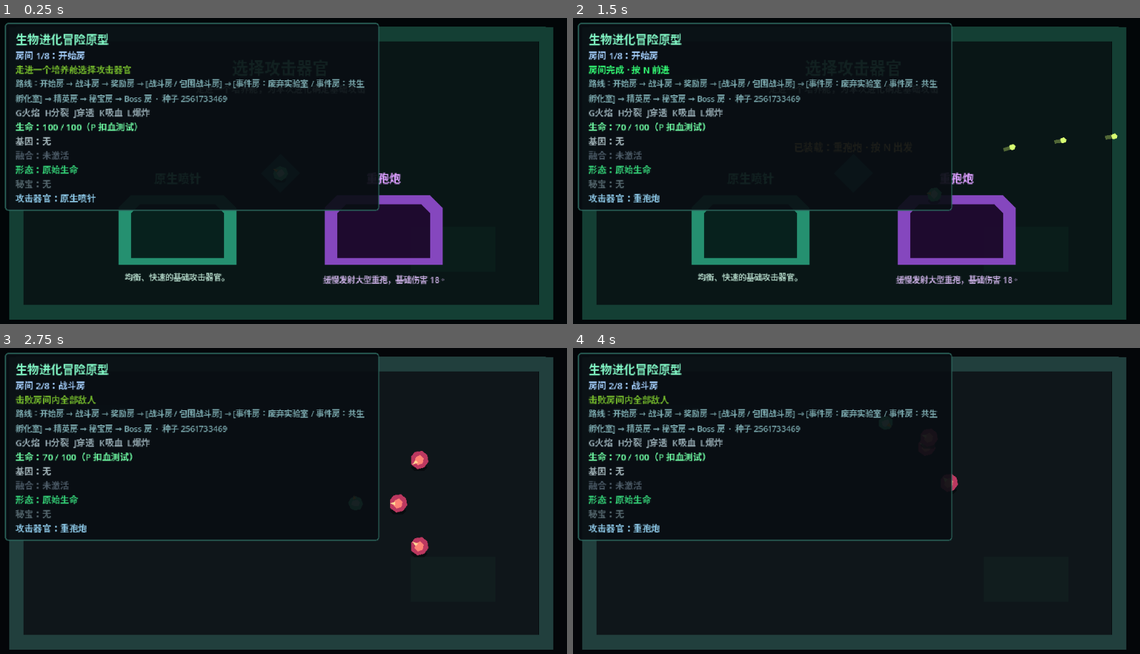
Above: before the commit, frames 1-4 (two rows, left to right).
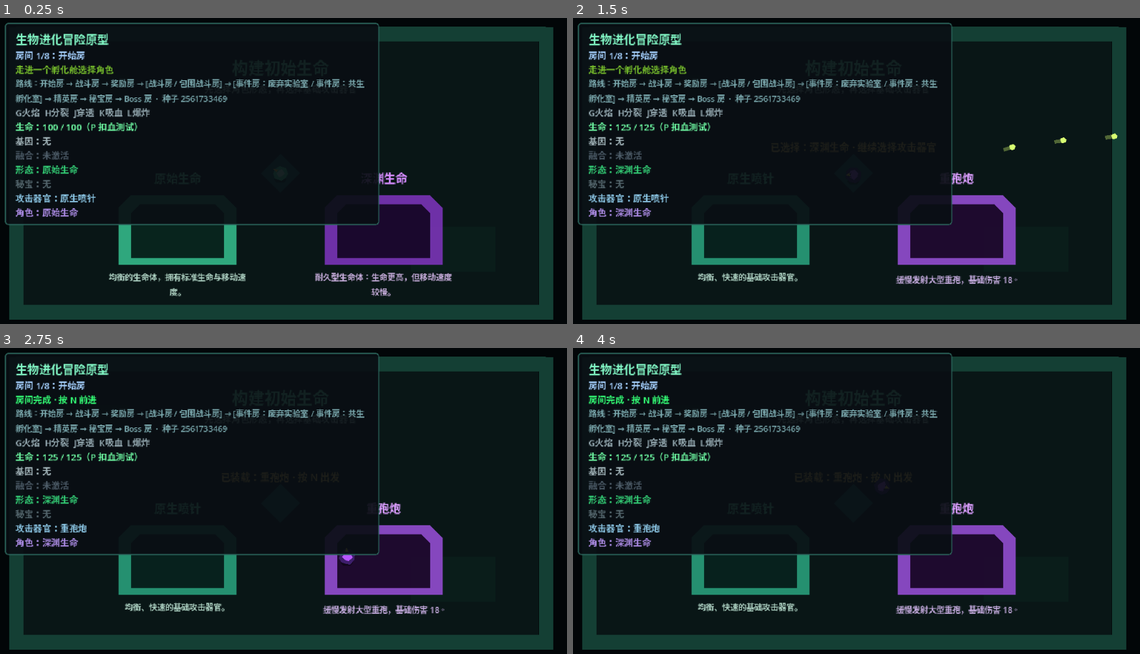
Above: after the commit, the same moments.

Repository: LIJUNCAN1/-Roguelike
Game: Godot game, scene res://scenes/main/main.tscn
Two runs of this game, one before a commit and one after it. Both use one fixed random seed, a clock stepped at 60 frames per second and the inputs below.
Inputs (mouse positions are in pixels of both pictures, inside the frame that each line leads up to):
- Up to frame 1 (0.25 s): no input
- Up to frame 2 (1.5 s): tap Enter at 0.5 s; move the mouse to (981, 155) at 0.52 s; press the mouse at (981, 155) at 0.53 s; hold D (move_right) 0.53-1.28 s; move the mouse to (737, 189) at 1.27 s; release the mouse at (737, 189) at 1.28 s; hold S (move_down) from 1.28 s (still down); tap P (damage_test_player) at 1.35 s
- Up to frame 3 (2.75 s): move the mouse to (340, 433) at 2.02 s; release S (move_down) at 2.03 s; hold D (move_right) from 2.03 s (still down); hold N (next_room) from 2.03 s (still down)
- Up to frame 4 (4 s): move the mouse to (822, 568) at 2.77 s; release D (move_right) at 2.78 s; release N (next_room) at 2.78 s; hold W (move_up) 2.78-3.53 s; tap 1 (reward_choice_1) at 2.85 s; move the mouse to (1026, 549) at 3.52 s; hold A (move_left) from 3.53 s (still down); hold 2 (reward_choice_2) from 3.53 s (still down)

The runs differ from the first frame. In frame 1, 3.0% of the frame differs, in the area x 0-80%, y 15-92%; in frame 2, 2.3%; in frame 3, 5.6%, in the area x 0-79%, y 10-88%; in frame 4, 5.1%.

Commit message:
feat: add playable character selection

Diff:
--- /dev/null
+++ b/data/characters/abyss_life.tres
@@ -0,0 +1,13 @@
+[gd_resource type="Resource" script_class="CharacterData" load_steps=3 format=3]
+
+[ext_resource type="Script" path="res://scripts/actors/character_data.gd" id="1_data"]
+[ext_resource type="Resource" path="res://data/evolutions/abyss_base_life.tres" id="2_evolution"]
+
+[resource]
+script = ExtResource("1_data")
+id = &"abyss_life"
+display_name = "深渊生命"
+description = "耐久型生命体：生命更高，但移动速度较慢。"
+base_evolution = ExtResource("2_evolution")
+max_health = 125.0
+move_speed = 105.0
--- a/data/characters/original_life.tres
+++ b/data/characters/original_life.tres
@@ -1,10 +1,13 @@
-[gd_resource type="Resource" script_class="CharacterData" load_steps=2 format=3]
+[gd_resource type="Resource" script_class="CharacterData" load_steps=3 format=3]
 
 [ext_resource type="Script" path="res://scripts/actors/character_data.gd" id="1_character_data"]
+[ext_resource type="Resource" path="res://data/evolutions/base_life.tres" id="2_evolution"]
 
 [resource]
 script = ExtResource("1_character_data")
 id = &"original_life"
 display_name = "原始生命"
+description = "均衡的生命体，拥有标准生命与移动速度。"
+base_evolution = ExtResource("2_evolution")
 max_health = 100.0
 move_speed = 120.0
--- /dev/null
+++ b/data/evolutions/abyss_base_life.tres
@@ -0,0 +1,12 @@
+[gd_resource type="Resource" script_class="EvolutionData" load_steps=3 format=3]
+
+[ext_resource type="Script" path="res://scripts/evolutions/evolution_data.gd" id="1_data"]
+[ext_resource type="PackedScene" path="res://scenes/player/forms/abyss_life_visual.tscn" id="2_visual"]
+
+[resource]
+script = ExtResource("1_data")
+id = &"abyss_base_life"
+display_name = "深渊生命"
+description = "生命更强、行动更慢的深渊基础形态。"
+priority = 0
+visual_scene = ExtResource("2_visual")
--- /dev/null
+++ b/scenes/characters/character_choice_selector.tscn
@@ -0,0 +1,83 @@
+[gd_scene load_steps=3 format=3]
+
+[ext_resource type="Script" path="res://scripts/characters/character_choice_selector.gd" id="1_script"]
+
+[sub_resource type="RectangleShape2D" id="RectangleShape2D_chamber"]
+size = Vector2(150, 82)
+
+[node name="CharacterChoiceSelector" type="Node2D"]
+script = ExtResource("1_script")
+
+[node name="LeftChamber" type="Area2D" parent="."]
+position = Vector2(205, 245)
+collision_layer = 0
+collision_mask = 1
+
+[node name="Frame" type="Polygon2D" parent="LeftChamber"]
+polygon = PackedVector2Array(-66, 38, -66, -26, -52, -40, 52, -40, 66, -26, 66, 38)
+color = Color(0.2, 0.72, 0.54, 0.9)
+
+[node name="Core" type="Polygon2D" parent="LeftChamber"]
+polygon = PackedVector2Array(-52, 30, -52, -20, -42, -30, 42, -30, 52, -20, 52, 30)
+color = Color(0.025, 0.12, 0.1, 0.96)
+
+[node name="Name" type="Label" parent="LeftChamber"]
+offset_left = -75.0
+offset_top = -70.0
+offset_right = 75.0
+offset_bottom = -48.0
+theme_override_colors/font_color = Color(0.5, 1, 0.75, 1)
+theme_override_font_sizes/font_size = 13
+text = "原始生命"
+horizontal_alignment = 1
+
+[node name="Description" type="Label" parent="LeftChamber"]
+offset_left = -78.0
+offset_top = 44.0
+offset_right = 78.0
+offset_bottom = 82.0
+theme_override_colors/font_color = Color(0.68, 0.82, 0.76, 1)
+theme_override_font_sizes/font_size = 9
+text = "均衡型"
+horizontal_alignment = 1
+autowrap_mode = 2
+
+[node name="CollisionShape2D" type="CollisionShape2D" parent="LeftChamber"]
+shape = SubResource("RectangleShape2D_chamber")
+
+[node name="RightChamber" type="Area2D" parent="."]
+position = Vector2(435, 245)
+collision_layer = 0
+collision_mask = 1
+
+[node name="Frame" type="Polygon2D" parent="RightChamber"]
+polygon = PackedVector2Array(-66, 38, -66, -26, -52, -40, 52, -40, 66, -26, 66, 38)
+color = Color(0.48, 0.2, 0.72, 0.9)
+
+[node name="Core" type="Polygon2D" parent="RightChamber"]
+polygon = PackedVector2Array(-52, 30, -52, -20, -42, -30, 42, -30, 52, -20, 52, 30)
+color = Color(0.09, 0.025, 0.16, 0.96)
+
+[node name="Name" type="Label" parent="RightChamber"]
+offset_left = -75.0
+offset_top = -70.0
+offset_right = 75.0
+offset_bottom = -48.0
+theme_override_colors/font_color = Color(0.84, 0.55, 1, 1)
+theme_override_font_sizes/font_size = 13
+text = "深渊生命"
+horizontal_alignment = 1
+
+[node name="Description" type="Label" parent="RightChamber"]
+offset_left = -78.0
+offset_top = 44.0
+offset_right = 78.0
+offset_bottom = 82.0
+theme_override_colors/font_color = Color(0.78, 0.68, 0.86, 1)
+theme_override_font_sizes/font_size = 9
+text = "高生命、低速度"
+horizontal_alignment = 1
+autowrap_mode = 2
+
+[node name="CollisionShape2D" type="CollisionShape2D" parent="RightChamber"]
+shape = SubResource("RectangleShape2D_chamber")
--- a/scenes/main/main.tscn
+++ b/scenes/main/main.tscn
@@ -15,6 +15,7 @@
 [ext_resource type="Script" path="res://scripts/relics/relic_test_harness.gd" id="13_relic_test"]
 [ext_resource type="Resource" path="res://data/relics/dragon_heart.tres" id="14_dragon_heart"]
 [ext_resource type="Script" path="res://scripts/weapons/weapon_status_presenter.gd" id="15_weapon_status"]
+[ext_resource type="Script" path="res://scripts/characters/character_status_presenter.gd" id="16_character_status"]
 
 [sub_resource type="StyleBoxFlat" id="StyleBoxFlat_panel"]
 bg_color = Color(0.035, 0.055, 0.075, 0.92)
@@ -57,6 +58,11 @@
 weapon_manager_path = NodePath("../World/Player/WeaponOrganManager")
 status_label_path = NodePath("../Interface/StagePanel/MarginContainer/Labels/WeaponStatus")
 
+[node name="CharacterStatusPresenter" type="Node" parent="."]
+script = ExtResource("16_character_status")
+character_manager_path = NodePath("../World/Player/CharacterManager")
+status_label_path = NodePath("../Interface/StagePanel/MarginContainer/Labels/CharacterStatus")
+
 [node name="World" type="Node2D" parent="."]
 
 [node name="RoomContainer" type="Node2D" parent="World"]
@@ -75,7 +81,7 @@
 offset_left = 12.0
 offset_top = 12.0
 offset_right = 430.0
-offset_bottom = 220.0
+offset_bottom = 236.0
 theme_override_styles/panel = SubResource("StyleBoxFlat_panel")
 
 [node name="MarginContainer" type="MarginContainer" parent="Interface/StagePanel"]
@@ -142,6 +148,11 @@
 theme_override_font_sizes/font_size = 10
 text = "攻击器官：原生喷针"
 
+[node name="CharacterStatus" type="Label" parent="Interface/StagePanel/MarginContainer/Labels"]
+theme_override_colors/font_color = Color(0.68, 0.55, 0.9, 1)
+theme_override_font_sizes/font_size = 10
+text = "角色：原始生命"
+
 [node name="RoomManager" type="Node" parent="."]
 script = ExtResource("8_room_manager")
 random_route_data = ExtResource("9_route")
--- /dev/null
+++ b/scenes/player/forms/abyss_life_visual.tscn
@@ -0,0 +1,15 @@
+[gd_scene format=3]
+
+[node name="AbyssLifeVisual" type="Node2D"]
+
+[node name="Body" type="Polygon2D" parent="."]
+polygon = PackedVector2Array(-8, -2, -6, -7, -1, -9, 5, -7, 9, -2, 8, 5, 3, 9, -4, 8, -9, 3)
+color = Color(0.24, 0.12, 0.42, 1)
+
+[node name="Core" type="Polygon2D" parent="."]
+polygon = PackedVector2Array(-4, -2, 0, -6, 5, -1, 3, 5, -2, 6, -5, 1)
+color = Color(0.72, 0.34, 1, 1)
+
+[node name="Maw" type="Polygon2D" parent="."]
+polygon = PackedVector2Array(2, -3, 7, 0, 2, 3, 4, 0)
+color = Color(0.04, 0.015, 0.08, 1)
--- a/scenes/player/player.tscn
+++ b/scenes/player/player.tscn
@@ -19,6 +19,7 @@
 [ext_resource type="Script" path="res://scripts/relics/relic_manager.gd" id="17_relic_manager"]
 [ext_resource type="Script" path="res://scripts/weapons/weapon_organ_manager.gd" id="18_weapon_manager"]
 [ext_resource type="Resource" path="res://data/weapons/organs/needle_organ.tres" id="19_default_organ"]
+[ext_resource type="Script" path="res://scripts/characters/character_manager.gd" id="20_character_manager"]
 
 [sub_resource type="CircleShape2D" id="CircleShape2D_player"]
 radius = 7.0
@@ -68,6 +69,11 @@
 default_organ = ExtResource("19_default_organ")
 weapon_component_path = NodePath("../WeaponComponent")
 
+[node name="CharacterManager" type="Node" parent="."]
+script = ExtResource("20_character_manager")
+default_character = ExtResource("3_character_data")
+evolution_system_path = NodePath("../EvolutionSystem")
+
 [node name="Visuals" type="Node2D" parent="."]
 
 [node name="Shadow" type="Polygon2D" parent="Visuals"]
--- a/scenes/rooms/start_room.tscn
+++ b/scenes/rooms/start_room.tscn
@@ -1,15 +1,19 @@
-[gd_scene load_steps=6 format=3]
+[gd_scene load_steps=9 format=3]
 
 [ext_resource type="PackedScene" path="res://scenes/rooms/room_shell.tscn" id="1_shell"]
 [ext_resource type="Script" path="res://scripts/weapons/weapon_selection_room.gd" id="2_room"]
 [ext_resource type="PackedScene" path="res://scenes/weapons/weapon_choice_selector.tscn" id="3_selector"]
 [ext_resource type="Resource" path="res://data/weapons/organs/needle_organ.tres" id="4_needle"]
 [ext_resource type="Resource" path="res://data/weapons/organs/heavy_spore_organ.tres" id="5_spore"]
+[ext_resource type="PackedScene" path="res://scenes/characters/character_choice_selector.tscn" id="6_character_selector"]
+[ext_resource type="Resource" path="res://data/characters/original_life.tres" id="7_original"]
+[ext_resource type="Resource" path="res://data/characters/abyss_life.tres" id="8_abyss"]
 
 [node name="StartRoom" type="Node2D"]
 script = ExtResource("2_room")
 completion_mode = 2
 weapon_choices = Array[ExtResource("4_needle")]([ExtResource("4_needle"), ExtResource("5_spore")])
+character_choices = Array[ExtResource("7_original")]([ExtResource("7_original"), ExtResource("8_abyss")])
 
 [node name="RoomShell" parent="." instance=ExtResource("1_shell")]
 modulate = Color(0.62, 1, 0.86, 1)
@@ -25,7 +29,7 @@
 offset_bottom = 74.0
 theme_override_colors/font_color = Color(0.48, 1, 0.76, 1)
 theme_override_font_sizes/font_size = 18
-text = "选择攻击器官"
+text = "构建初始生命"
 horizontal_alignment = 1
 
 [node name="Hint" type="Label" parent="."]
@@ -35,7 +39,7 @@
 offset_bottom = 100.0
 theme_override_colors/font_color = Color(0.66, 0.8, 0.75, 1)
 theme_override_font_sizes/font_size = 10
-text = "走进一个培养舱，为本次进化确定基础攻击"
+text = "先选择角色形态，再选择基础攻击器官"
 horizontal_alignment = 1
 
 [node name="Result" type="Label" parent="."]
@@ -48,4 +52,7 @@
 text = "已装载攻击器官"
 horizontal_alignment = 1
 
+[node name="CharacterChoiceSelector" parent="." instance=ExtResource("6_character_selector")]
+
 [node name="WeaponChoiceSelector" parent="." instance=ExtResource("3_selector")]
+visible = false
--- a/scripts/actors/character_data.gd
+++ b/scripts/actors/character_data.gd
@@ -4,6 +4,8 @@
 @export_group("Identity")
 @export var id: StringName
 @export var display_name: String
+@export_multiline var description: String
+@export var base_evolution: EvolutionData
 
 @export_group("Survival")
 @export_range(1.0, 1000000.0, 1.0, "or_greater")
--- a/scripts/actors/player_controller.gd
+++ b/scripts/actors/player_controller.gd
@@ -25,6 +25,15 @@
 	movement_component.configure(character_data.move_speed)
 	health_component.configure(character_data.max_health)
 	_update_facing_visual()
+
+
+func apply_character_data(new_character_data: CharacterData) -> bool:
+	if new_character_data == null:
+		return false
+	character_data = new_character_data
+	movement_component.configure(character_data.move_speed)
+	health_component.configure(character_data.max_health)
+	return true
 
 
 func _physics_process(_delta: float) -> void:
--- /dev/null
+++ b/scripts/characters/character_choice_selector.gd
@@ -0,0 +1,92 @@
+class_name CharacterChoiceSelector
+extends Node2D
+
+signal character_entered(choice_index: int)
+
+@onready var chambers: Array[Area2D] = [
+	$LeftChamber,
+	$RightChamber,
+]
+@onready var name_labels: Array[Label] = [
+	$LeftChamber/Name,
+	$RightChamber/Name,
+]
+@onready var description_labels: Array[Label] = [
+	$LeftChamber/Description,
+	$RightChamber/Description,
+]
+
+var choices: Array[CharacterData] = []
+var player: Node2D
+var is_active: bool = false
+var _arming_frames: int = 0
+
+
+func _ready() -> void:
+	for index in chambers.size():
+		chambers[index].body_entered.connect(
+			_on_chamber_body_entered.bind(index)
+		)
+	set_physics_process(false)
+
+
+func configure(
+	character_choices: Array[CharacterData],
+	player_node: Node2D
+) -> void:
+	choices.assign(character_choices)
+	player = player_node
+	is_active = false
+	_arming_frames = 2
+	for index in chambers.size():
+		var chamber := chambers[index]
+		chamber.monitoring = false
+		if index >= choices.size():
+			chamber.visible = false
+			continue
+		chamber.visible = true
+		name_labels[index].text = choices[index].display_name
+		description_labels[index].text = choices[index].description
+	set_physics_process(true)
+
+
+func _physics_process(_delta: float) -> void:
+	_arming_frames -= 1
+	if _arming_frames > 0:
+		return
+	is_active = true
+	for index in chambers.size():
+		if index < choices.size():
+			chambers[index].set_deferred("monitoring", true)
+	set_physics_process(false)
+
+
+func deactivate() -> void:
+	is_active = false
+	for chamber in chambers:
+		chamber.set_deferred("monitoring", false)
+
+
+func get_choice_global_position(choice_index: int) -> Vector2:
+	if choice_index < 0 or choice_index >= chambers.size():
+		return global_position
+	return chambers[choice_index].global_position
+
+
+func _on_chamber_body_entered(
+	body: Node2D,
+	choice_index: int
+) -> void:
+	if (
+		not is_active
+		or body != player
+		or choice_index < 0
+		or choice_index >= choices.size()
+	):
+		return
+	deactivate()
+	call_deferred("_emit_character", choice_index)
+
+
+func _emit_character(choice_index: int) -> void:
+	character_entered.emit(choice_index)
--- /dev/null
+++ b/scripts/characters/character_manager.gd
@@ -0,0 +1,45 @@
+class_name CharacterManager
+extends Node
+
+signal character_changed(character: CharacterData)
+
+@export var default_character: CharacterData
+@export_node_path("Node") var evolution_system_path: NodePath
+
+@onready var player: CharacterBody2D = get_parent() as CharacterBody2D
+@onready var evolution_system: EvolutionSystem = get_node(
+	evolution_system_path
+) as EvolutionSystem
+
+var current_character: CharacterData
+
+
+func _ready() -> void:
+	call_deferred("reset_to_default")
+
+
+func select_character(character: CharacterData) -> bool:
+	if (
+		character == null
+		or character.id.is_empty()
+		or character.base_evolution == null
+		or not player.call("apply_character_data", character)
+		or not evolution_system.set_base_evolution(
+			character.base_evolution
+		)
+	):
+		return false
+	current_character = character
+	character_changed.emit(character)
+	return true
+
+
+func reset_to_default() -> bool:
+	return select_character(default_character)
+
+
+func is_character(character_id: StringName) -> bool:
+	return (
+		current_character != null
+		and current_character.id == character_id
+	)
--- /dev/null
+++ b/scripts/characters/character_status_presenter.gd
@@ -0,0 +1,23 @@
+extends Node
+
+@export_node_path("Node") var character_manager_path: NodePath
+@export_node_path("Label") var status_label_path: NodePath
+
+@onready var character_manager: CharacterManager = get_node(
+	character_manager_path
+) as CharacterManager
+@onready var status_label: Label = get_node(
+	status_label_path
+) as Label
+
+
+func _ready() -> void:
+	character_manager.character_changed.connect(_update_status)
+	_update_status(character_manager.current_character)
+
+
+func _update_status(character: CharacterData) -> void:
+	if character == null:
+		status_label.text = "角色：未选择"
+		return
+	status_label.text = "角色：%s" % character.display_name
--- a/scripts/evolutions/evolution_system.gd
+++ b/scripts/evolutions/evolution_system.gd
@@ -40,6 +40,15 @@
 		current_evolution != null
 		and current_evolution.id == evolution_id
 	)
+
+
+func set_base_evolution(evolution: EvolutionData) -> bool:
+	if evolution == null:
+		return false
+	base_evolution = evolution
+	if is_node_ready():
+		_evaluate_evolution()
+	return true
 
 
 func modify_attack(attack_context: AttackContext) -> void:
--- a/scripts/run/run_flow_controller.gd
+++ b/scripts/run/run_flow_controller.gd
@@ -24,6 +24,9 @@
 @onready var weapon_manager: WeaponOrganManager = player.get_node(
 	"WeaponOrganManager"
 ) as WeaponOrganManager
+@onready var character_manager: CharacterManager = player.get_node(
+	"CharacterManager"
+) as CharacterManager
 @onready var result_panel: RunResultPanel = get_node(
 	result_panel_path
 ) as RunResultPanel
@@ -52,6 +55,7 @@
 	gene_manager.clear_genes()
 	relic_manager.clear_relics()
 	weapon_manager.reset_to_default()
+	character_manager.reset_to_default()
 	player.set_physics_process(true)
 	player.visible = true
 
--- a/scripts/weapons/weapon_selection_room.gd
+++ b/scripts/weapons/weapon_selection_room.gd
@@ -4,32 +4,72 @@
 signal weapon_selected(organ: WeaponOrganData)
 
 @export var weapon_choices: Array[WeaponOrganData] = []
+@export var character_choices: Array[CharacterData] = []
 
+@onready var character_selector: CharacterChoiceSelector = $CharacterChoiceSelector
 @onready var choice_selector: WeaponChoiceSelector = $WeaponChoiceSelector
 @onready var result_label: Label = $Result
 
 var weapon_manager: WeaponOrganManager
+var character_manager: CharacterManager
+var player: Node2D
+var selected_character: CharacterData
 var selected_organ: WeaponOrganData
 
 
 func _ready() -> void:
 	completion_mode = CompletionMode.EXTERNAL
 	result_label.visible = false
+	character_selector.character_entered.connect(_on_character_entered)
 	choice_selector.organ_entered.connect(_on_organ_entered)
+	choice_selector.visible = false
 
 
 func configure_run(player: Node2D, _run_seed: int) -> void:
+	self.player = player
+	character_manager = player.get_node_or_null(
+		"CharacterManager"
+	) as CharacterManager
 	weapon_manager = player.get_node_or_null(
 		"WeaponOrganManager"
 	) as WeaponOrganManager
-	if weapon_manager == null or weapon_choices.is_empty():
-		push_error("WeaponSelectionRoom requires weapon choices.")
+	if (
+		character_manager == null
+		or weapon_manager == null
+		or character_choices.is_empty()
+		or weapon_choices.is_empty()
+	):
+		push_error("Start room requires character and weapon choices.")
 		return
-	choice_selector.configure(weapon_choices, player)
+	character_selector.visible = true
+	character_selector.configure(character_choices, player)
 
 
 func get_incomplete_hint() -> String:
+	if selected_character == null:
+		return "走进一个孵化舱选择角色"
 	return "走进一个培养舱选择攻击器官"
+
+
+func _on_character_entered(choice_index: int) -> void:
+	if (
+		selected_character != null
+		or choice_index < 0
+		or choice_index >= character_choices.size()
+	):
+		return
+	var character := character_choices[choice_index]
+	if not character_manager.select_character(character):
+		return
+	selected_character = character
+	character_selector.visible = false
+	player.global_position = Vector2(320, 180)
+	choice_selector.visible = true
+	choice_selector.configure(weapon_choices, player)
+	result_label.text = "已选择：%s · 继续选择攻击器官" % [
+		character.display_name
+	]
+	result_label.visible = true
 
 
 func _on_organ_entered(choice_index: int) -> void:
--- /dev/null
+++ b/tests/character_system_smoke_test.gd
@@ -0,0 +1,73 @@
+extends SceneTree
+
+
+func _init() -> void:
+	call_deferred("_run")
+
+
+func _run() -> void:
+	var main_scene := load("res://scenes/main/main.tscn") as PackedScene
+	var main := main_scene.instantiate()
+	root.add_child(main)
+	await physics_frame
+	await process_frame
+
+	var room_manager := main.get_node("RoomManager") as RoomManager
+	var player := main.get_node("World/Player") as CharacterBody2D
+	var character_manager := player.get_node(
+		"CharacterManager"
+	) as CharacterManager
+	var movement := player.get_node(
+		"MovementComponent"
+	) as MovementComponent
+	var health := player.get_node("HealthComponent") as HealthComponent
+	var evolution := player.get_node(
+		"EvolutionSystem"
+	) as EvolutionSystem
+	var status := main.get_node(
+		"Interface/StagePanel/MarginContainer/Labels/CharacterStatus"
+	) as Label
+	var start_room := room_manager.current_room as WeaponSelectionRoom
+
+	player.global_position = (
+		start_room.character_selector.get_choice_global_position(1)
+	)
+	await physics_frame
+	await physics_frame
+	await physics_frame
+	await physics_frame
+	await process_frame
+
+	if (
+		start_room.selected_character == null
+		or not character_manager.is_character(&"abyss_life")
+		or not is_equal_approx(health.max_health, 125.0)
+		or not is_equal_approx(health.current_health, 125.0)
+		or not is_equal_approx(movement.move_speed, 105.0)
+		or not evolution.is_evolution(&"abyss_base_life")
+		or not status.text.contains("深渊生命")
+	):
+		push_error("Abyss character data was not fully applied.")
+		quit(1)
+		return
+
+	if start_room.is_completed:
+		push_error("Start room completed before selecting a weapon.")
+		quit(1)
+		return
+
+	player.global_position = (
+		start_room.choice_selector.get_choice_global_position(0)
+	)
+	await physics_frame
+	await physics_frame
+	await physics_frame
+	await physics_frame
+	await process_frame
+	if not start_room.is_completed:
+		push_error("Start preparation did not complete after two choices.")
+		quit(1)
+		return
+
+	print("Character system smoke test passed.")
+	quit()
--- a/tests/room_flow_smoke_test.gd
+++ b/tests/room_flow_smoke_test.gd
@@ -30,6 +30,21 @@
 	var weapon_room := room_manager.current_room as WeaponSelectionRoom
 	if weapon_room == null or weapon_room.is_completed:
 		push_error("Start room did not wait for a weapon organ.")
+		quit(1)
+		return
+	player.global_position = (
+		weapon_room.character_selector.get_choice_global_position(0)
+	)
+	await physics_frame
+	await physics_frame
+	await physics_frame
+	await physics_frame
+	await process_frame
+	if (
+		weapon_room.selected_character == null
+		or weapon_room.selected_character.id != &"original_life"
+	):
+		push_error("Physical character chamber did not select a role.")
 		quit(1)
 		return
 	player.global_position = (
--- a/tests/run_loop_smoke_test.gd
+++ b/tests/run_loop_smoke_test.gd
@@ -26,6 +26,9 @@
 	var weapon_manager := player.get_node(
 		"WeaponOrganManager"
 	) as WeaponOrganManager
+	var character_manager := player.get_node(
+		"CharacterManager"
+	) as CharacterManager
 
 	gene_manager.add_gene(
 		load("res://data/genes/fire_gene.tres") as GeneData
@@ -37,6 +40,9 @@
 		load(
 			"res://data/weapons/organs/heavy_spore_organ.tres"
 		) as WeaponOrganData
+	)
+	character_manager.select_character(
+		load("res://data/characters/abyss_life.tres") as CharacterData
 	)
 	health.take_damage(health.current_health)
 	if (
@@ -66,6 +72,8 @@
 		or not gene_manager.get_active_genes().is_empty()
 		or not relic_manager.get_active_relics().is_empty()
 		or not weapon_manager.is_organ(&"needle_organ")
+		or not character_manager.is_character(&"original_life")
+		or not is_equal_approx(health.max_health, 100.0)
 		or room_manager.current_room_index != 0
 		or room_manager.current_route_seed != 123456
 	):
--- a/tests/weapon_organ_smoke_test.gd
+++ b/tests/weapon_organ_smoke_test.gd
@@ -25,6 +25,14 @@
 	) as Label
 	var start_room := room_manager.current_room as WeaponSelectionRoom
 
+	player.global_position = (
+		start_room.character_selector.get_choice_global_position(0)
+	)
+	await physics_frame
+	await physics_frame
+	await physics_frame
+	await physics_frame
+	await process_frame
 	player.global_position = (
 		start_room.choice_selector.get_choice_global_position(1)
 	)
Not shown: 1 places in scenes/main/main.tscn that only renumber resources
Not shown: 1 places in scenes/player/player.tscn that only renumber resources
Not shown, added: scripts/characters/character_choice_selector.gd.uid
Not shown, added: scripts/characters/character_manager.gd.uid
Not shown, added: scripts/characters/character_status_presenter.gd.uid
Not shown, added: tests/character_system_smoke_test.gd.uid
